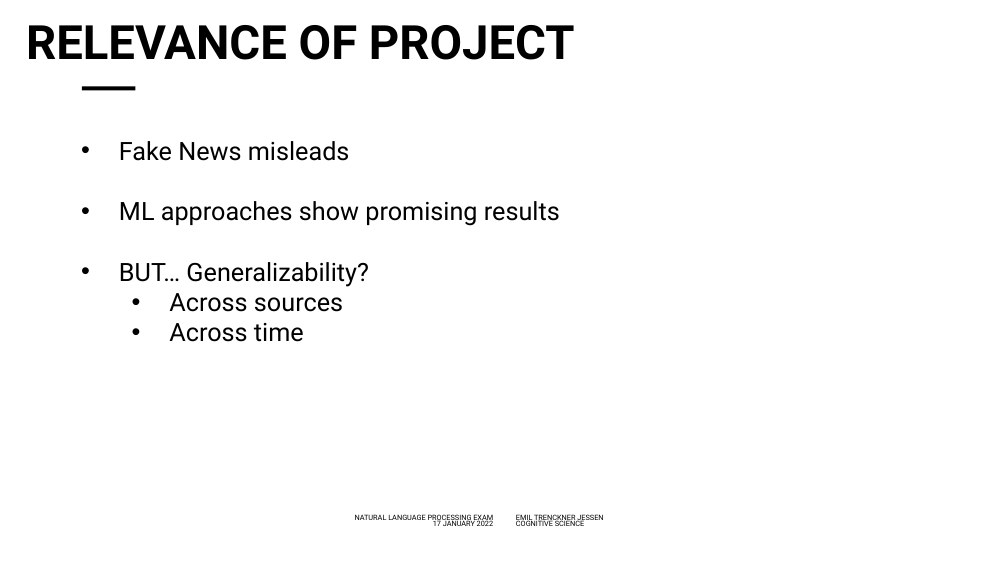
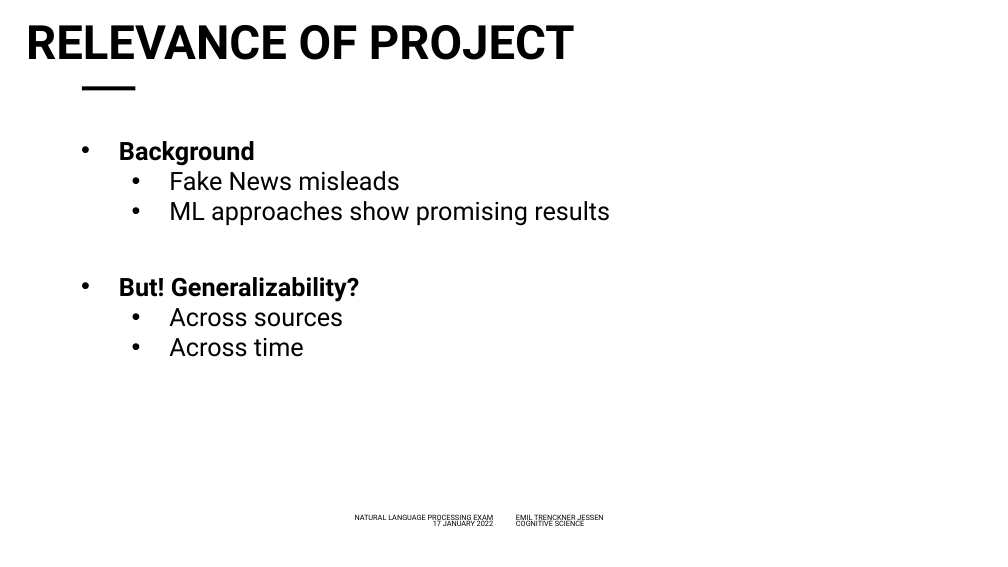
Before and after one commit to emiltj/NLP_oral_backup, a slide deck: slide 6 of Oral presentation/NLP.pptx. Drawn at 1008x567 pixels with LibreOffice and Linux fonts; fonts in the diff are those of the drawing; background and template pictures are left out. Boxes give left, top, right and bottom in pixels: in the first picture for what was removed or moved away, otherwise in the second. Text is boxed around its words. In the diff, an @@ line names an element or a change of style, - is before the commit and + after.

```diff
--- a/Oral presentation/NLP.pptx
+++ b/Oral presentation/NLP.pptx
@@ text at box(119, 141, 255, 166): paragraph added @@
+• Background
@@ text at box(169, 171, 610, 226): list level 1 to 2 in "Fake News misleads"; line spacing 2 to 1; list level 1 to 2 in "ML approaches show promising results" @@
@@ text at box(119, 277, 360, 302): text changed; bold on @@
-• BUT… Generalizability?
+• But! Generalizability?
```
Also in this commit, not shown: 7 other slides changed, 2 slides added, 2 slides removed, 1 other file.
